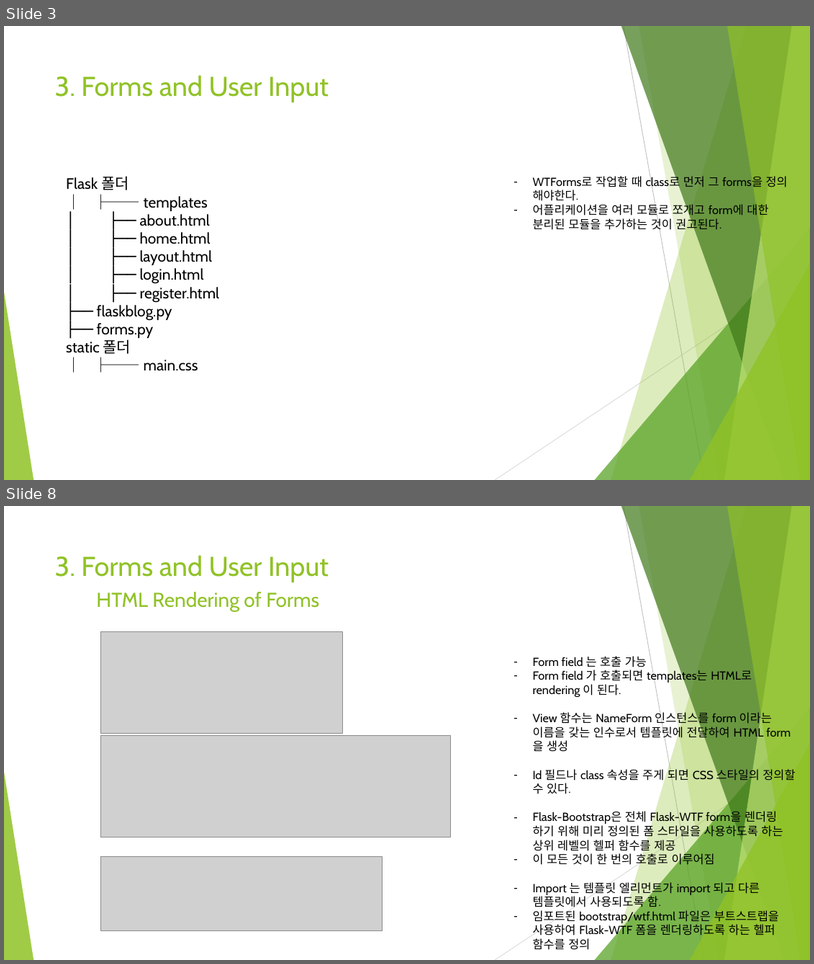
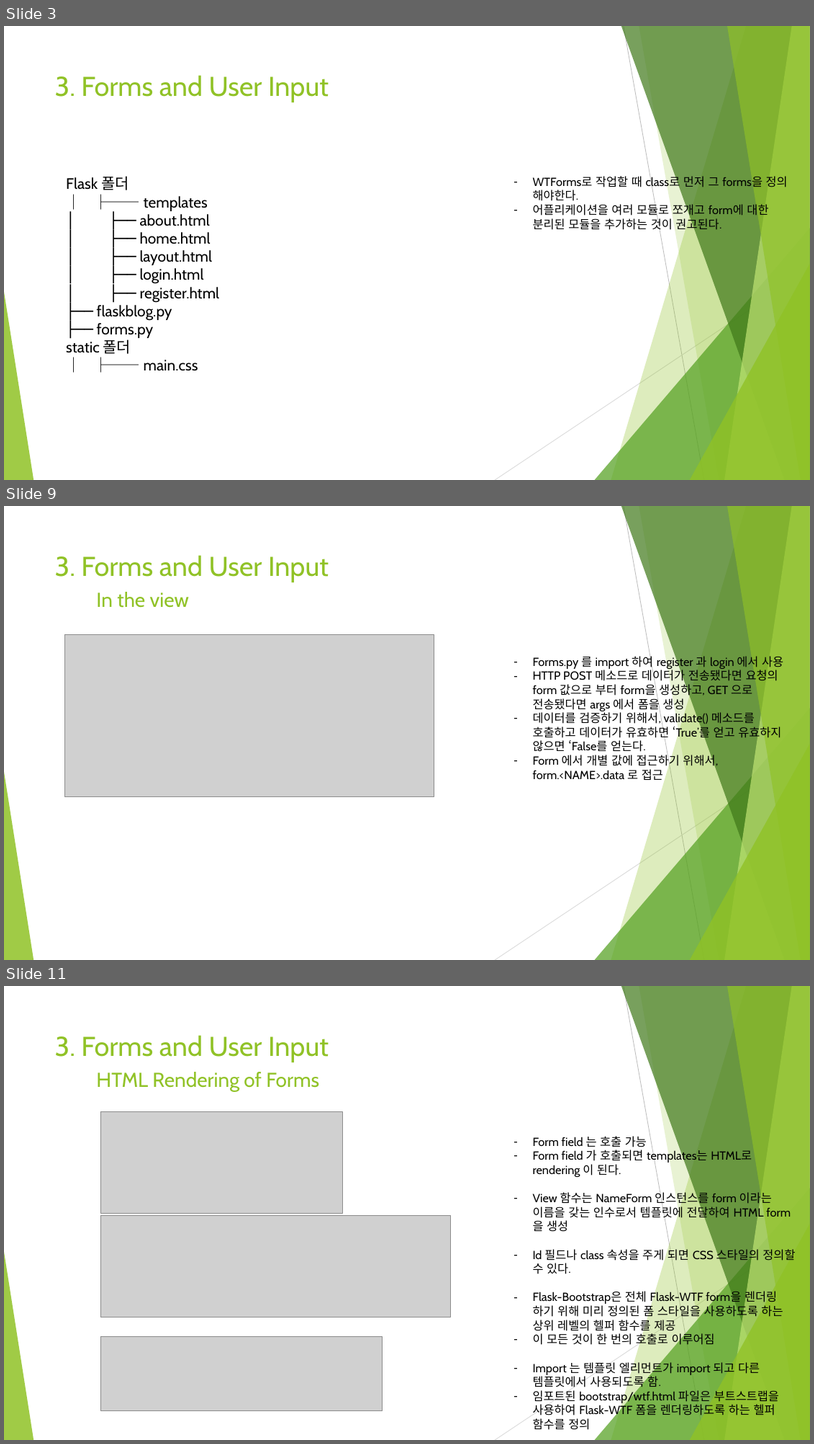
Before and after one commit to Heechul90/Flask, a slide deck: Study/03. Forms and User Input/Forms and User Input.pptx. Shown one above the other, each under a label of ours: slides 3 and 8 before the commit, slides 3, 9 and 11 after it; the slides between them are not shown. The pictures are 814x964 and 814x1444 pixels, drawn with LibreOffice and Linux fonts; fonts in the diff are those of the drawing; grey boxes stand for pictures. Boxes give left, top, right and bottom in pixels: in the first picture for what was removed or moved away, otherwise in the second. Text is boxed around its words. In the diff, an @@ line names an element or a change of style, - is before the commit and + after.

Commit message:
forms and package structure

```diff
--- a/Study/03. Forms and User Input/Forms and User Input.pptx
+++ b/Study/03. Forms and User Input/Forms and User Input.pptx
@@ slide 9 added at (4, 506, 810, 960), background #FFFFFF; not listed: 10 template elements that a slide beside it also shows @@
@@ title added at (55, 555, 329, 582), 32.4 pt, text #90C226 @@
+3. Forms and User Input
@@ text added at (96, 592, 189, 608), 24 pt, text #90C226 @@
+In the view
@@ picture added at (64, 635, 434, 797) @@
@@ text added at (533, 654, 784, 780), 14 pt, text #000000 @@
+– Forms.py 를 import 하여 register 과 login 에서 사용
+– HTTP POST 메소드로 데이터가 전송됐다면 요청의 form 값으로 부터 form을 생성하고, GET 으로 전송됐다면 args 에서 폼을 생성
+– 데이터를 검증하기 위해서, validate() 메소드를 호출하고 데이터가 유효하면 ‘True’를 얻고 유효하지 않으면 ‘False를 얻는다.
+– Form 에서 개별 값에 접근하기 위해서, form.<NAME>.data 로 접근
@@ what was slide 8 is now slide 11 @@
```
Also in this commit, not shown: 5 slides changed, 2 other slides added, 4 other files.
